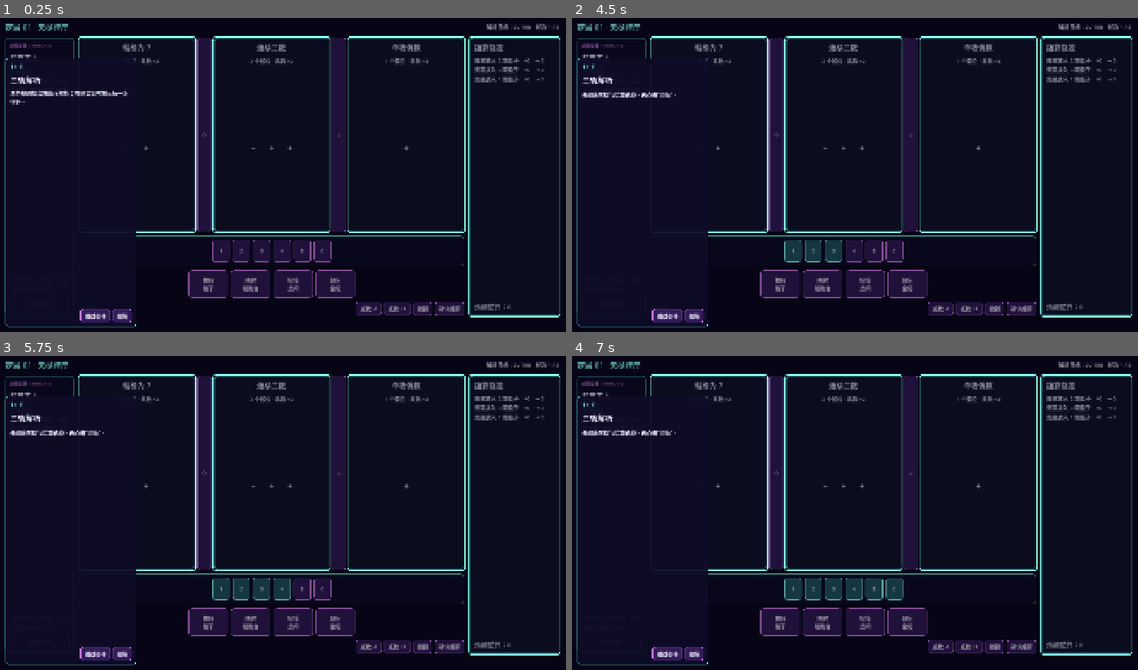
Above: before the commit, frames 1-4 (two rows, left to right).
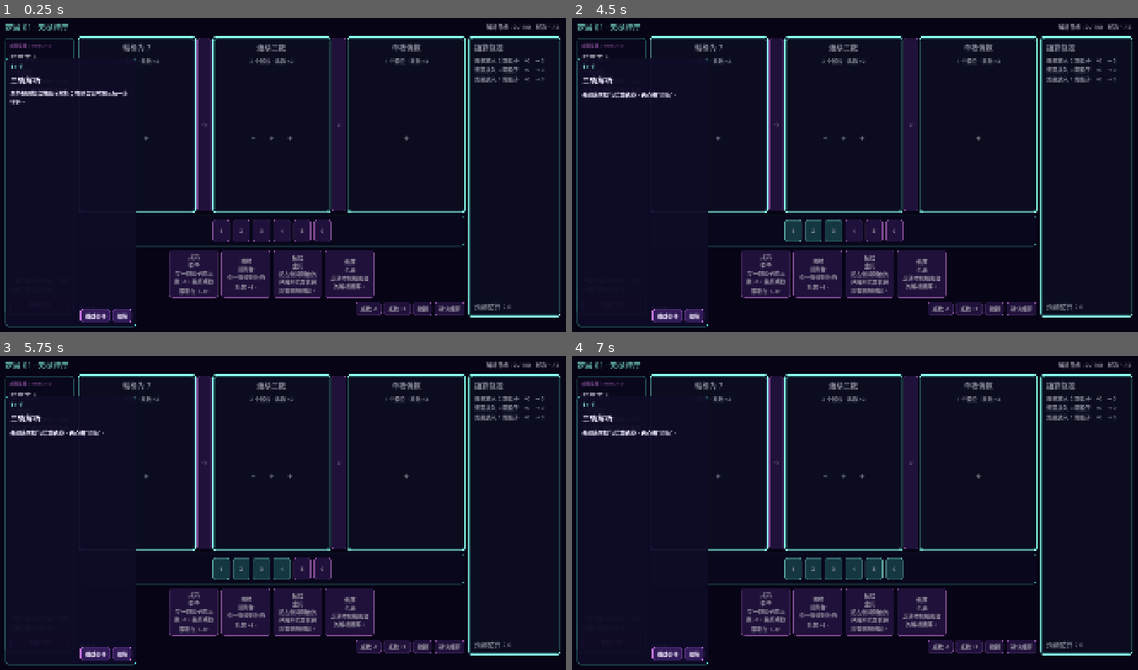
Above: after the commit, the same moments.

Repository: ljq0421/ProjectJoker
Game: Godot game, scene res://scenes/run/single_encounter_screen.tscn
The game is run twice, just before and just after one commit, with the same random seed, the same clock (stepped at 60 frames per second) and the same inputs.
Inputs:
- Up to frame 1 (0.25 s): no input
- Up to frame 2 (4.5 s): click "重看引导" at 0.5 s; click "◇" at 1.25 s; click "◇" at 2 s; click "1" at 2.75 s; click "2" at 3.5 s; click "3" at 4.25 s
- Up to frame 3 (5.75 s): click "4" at 5 s
- Up to frame 4 (7 s): click "5" at 5.75 s; click "6" at 6.5 s

The runs differ from the first frame. In frame 1, 6.7% of the frame differs, in the area x 24-83%, y 33-90%; in frame 2, 7.0%; in frame 3, 7.0%; in frame 4, 7.2%.

Commit message:
feat: add stage four card catalog

Diff:
--- /dev/null
+++ b/resources/cards/stage4/shop_long_push.tres
@@ -0,0 +1,16 @@
+[gd_resource type="Resource" script_class="CardDefinition" format=3]
+
+[ext_resource type="Script" path="res://scripts/cards/effect_spec.gd" id="1_0x8sk"]
+[ext_resource type="Script" path="res://scripts/cards/card_definition.gd" id="2_lyl6d"]
+
+[sub_resource type="Resource" id="Resource_f0lq5"]
+script = ExtResource("1_0x8sk")
+amount = 3
+
+[resource]
+script = ExtResource("2_lyl6d")
+id = &"shop_long_push"
+display_name = "长距推码"
+rule_text = "令一颗骰子的点数 +3，最终点数限制在 1..6。"
+tags = PackedStringArray("商店", "骰值")
+effects = Array[ExtResource("1_0x8sk")]([SubResource("Resource_f0lq5")])
--- /dev/null
+++ b/resources/cards/stage4/shop_precision_map.tres
@@ -0,0 +1,18 @@
+[gd_resource type="Resource" script_class="CardDefinition" format=3]
+
+[ext_resource type="Script" path="res://scripts/cards/effect_spec.gd" id="1_h2vla"]
+[ext_resource type="Script" path="res://scripts/cards/card_definition.gd" id="2_nhima"]
+
+[sub_resource type="Resource" id="Resource_nkgt0"]
+script = ExtResource("1_h2vla")
+operation = 1
+amount = 3
+
+[resource]
+script = ExtResource("2_nhima")
+id = &"shop_precision_map"
+display_name = "精密映射"
+rule_text = "令一张规则台的系数 +3。"
+tags = PackedStringArray("商店", "系数")
+target_type = 1
+effects = Array[ExtResource("1_h2vla")]([SubResource("Resource_nkgt0")])
--- /dev/null
+++ b/resources/cards/stage4/shop_triple_repeat.tres
@@ -0,0 +1,18 @@
+[gd_resource type="Resource" script_class="CardDefinition" format=3]
+
+[ext_resource type="Script" path="res://scripts/cards/effect_spec.gd" id="1_k2gf4"]
+[ext_resource type="Script" path="res://scripts/cards/card_definition.gd" id="2_xqnrb"]
+
+[sub_resource type="Resource" id="Resource_xodvo"]
+script = ExtResource("1_k2gf4")
+operation = 2
+amount = 3
+
+[resource]
+script = ExtResource("2_xqnrb")
+id = &"shop_triple_repeat"
+display_name = "三重复写"
+rule_text = "令一张规则台额外结算 3 次。"
+tags = PackedStringArray("商店", "重复")
+target_type = 1
+effects = Array[ExtResource("1_k2gf4")]([SubResource("Resource_xodvo")])
--- /dev/null
+++ b/resources/cards/stage4/starter_amplified_repeat.tres
@@ -0,0 +1,23 @@
+[gd_resource type="Resource" script_class="CardDefinition" format=3]
+
+[ext_resource type="Script" path="res://scripts/cards/effect_spec.gd" id="1_88ujl"]
+[ext_resource type="Script" path="res://scripts/cards/card_definition.gd" id="2_taddk"]
+
+[sub_resource type="Resource" id="Resource_2tl5b"]
+script = ExtResource("1_88ujl")
+operation = 1
+amount = 1
+
+[sub_resource type="Resource" id="Resource_abpw3"]
+script = ExtResource("1_88ujl")
+operation = 2
+amount = 1
+
+[resource]
+script = ExtResource("2_taddk")
+id = &"starter_amplified_repeat"
+display_name = "增幅复写"
+rule_text = "令一张规则台的系数 +1，并额外结算 1 次。"
+tags = PackedStringArray("规则台", "联动")
+target_type = 1
+effects = Array[ExtResource("1_88ujl")]([SubResource("Resource_2tl5b"), SubResource("Resource_abpw3")])
--- /dev/null
+++ b/resources/cards/stage4/starter_link.tres
@@ -0,0 +1,18 @@
+[gd_resource type="Resource" script_class="CardDefinition" format=3]
+
+[ext_resource type="Script" path="res://scripts/cards/effect_spec.gd" id="1_6gpwn"]
+[ext_resource type="Script" path="res://scripts/cards/card_definition.gd" id="2_b4eh8"]
+
+[sub_resource type="Resource" id="Resource_ya0tl"]
+script = ExtResource("1_6gpwn")
+operation = 4
+amount = 1
+
+[resource]
+script = ExtResource("2_b4eh8")
+id = &"starter_link"
+display_name = "桥接"
+rule_text = "把左侧规则台的已解析结果传递到右侧规则台。"
+tags = PackedStringArray("桌间", "传递")
+target_type = 2
+effects = Array[ExtResource("1_6gpwn")]([SubResource("Resource_ya0tl")])
--- /dev/null
+++ b/resources/cards/stage4/starter_map_1.tres
@@ -0,0 +1,18 @@
+[gd_resource type="Resource" script_class="CardDefinition" format=3]
+
+[ext_resource type="Script" path="res://scripts/cards/effect_spec.gd" id="1_bu883"]
+[ext_resource type="Script" path="res://scripts/cards/card_definition.gd" id="2_nt7ja"]
+
+[sub_resource type="Resource" id="Resource_2g11l"]
+script = ExtResource("1_bu883")
+operation = 1
+amount = 1
+
+[resource]
+script = ExtResource("2_nt7ja")
+id = &"starter_map_1"
+display_name = "映射"
+rule_text = "令一张规则台的系数 +1。"
+tags = PackedStringArray("规则台", "系数")
+target_type = 1
+effects = Array[ExtResource("1_bu883")]([SubResource("Resource_2g11l")])
--- /dev/null
+++ b/resources/cards/stage4/starter_map_2.tres
@@ -0,0 +1,18 @@
+[gd_resource type="Resource" script_class="CardDefinition" format=3]
+
+[ext_resource type="Script" path="res://scripts/cards/effect_spec.gd" id="1_ccagi"]
+[ext_resource type="Script" path="res://scripts/cards/card_definition.gd" id="2_b8hoi"]
+
+[sub_resource type="Resource" id="Resource_elbmb"]
+script = ExtResource("1_ccagi")
+operation = 1
+amount = 2
+
+[resource]
+script = ExtResource("2_b8hoi")
+id = &"starter_map_2"
+display_name = "增幅映射"
+rule_text = "令一张规则台的系数 +2。"
+tags = PackedStringArray("规则台", "系数")
+target_type = 1
+effects = Array[ExtResource("1_ccagi")]([SubResource("Resource_elbmb")])
--- /dev/null
+++ b/resources/cards/stage4/starter_nudge_down_1.tres
@@ -0,0 +1,16 @@
+[gd_resource type="Resource" script_class="CardDefinition" format=3]
+
+[ext_resource type="Script" path="res://scripts/cards/effect_spec.gd" id="1_p3fxo"]
+[ext_resource type="Script" path="res://scripts/cards/card_definition.gd" id="2_fpmcv"]
+
+[sub_resource type="Resource" id="Resource_rsecq"]
+script = ExtResource("1_p3fxo")
+amount = -1
+
+[resource]
+script = ExtResource("2_fpmcv")
+id = &"starter_nudge_down_1"
+display_name = "拨码"
+rule_text = "令一颗骰子的点数 -1，最终点数限制在 1..6。"
+tags = PackedStringArray("骰值", "微调")
+effects = Array[ExtResource("1_p3fxo")]([SubResource("Resource_rsecq")])
--- /dev/null
+++ b/resources/cards/stage4/starter_nudge_down_2.tres
@@ -0,0 +1,16 @@
+[gd_resource type="Resource" script_class="CardDefinition" format=3]
+
+[ext_resource type="Script" path="res://scripts/cards/effect_spec.gd" id="1_h0tjy"]
+[ext_resource type="Script" path="res://scripts/cards/card_definition.gd" id="2_56aof"]
+
+[sub_resource type="Resource" id="Resource_pp0vv"]
+script = ExtResource("1_h0tjy")
+amount = -2
+
+[resource]
+script = ExtResource("2_56aof")
+id = &"starter_nudge_down_2"
+display_name = "深降"
+rule_text = "令一颗骰子的点数 -2，最终点数限制在 1..6。"
+tags = PackedStringArray("骰值", "强调")
+effects = Array[ExtResource("1_h0tjy")]([SubResource("Resource_pp0vv")])
--- /dev/null
+++ b/resources/cards/stage4/starter_nudge_up_1.tres
@@ -0,0 +1,16 @@
+[gd_resource type="Resource" script_class="CardDefinition" format=3]
+
+[ext_resource type="Script" path="res://scripts/cards/effect_spec.gd" id="1_clilq"]
+[ext_resource type="Script" path="res://scripts/cards/card_definition.gd" id="2_oqsty"]
+
+[sub_resource type="Resource" id="Resource_omddo"]
+script = ExtResource("1_clilq")
+amount = 1
+
+[resource]
+script = ExtResource("2_oqsty")
+id = &"starter_nudge_up_1"
+display_name = "推码"
+rule_text = "令一颗骰子的点数 +1，最终点数限制在 1..6。"
+tags = PackedStringArray("骰值", "微调")
+effects = Array[ExtResource("1_clilq")]([SubResource("Resource_omddo")])
--- /dev/null
+++ b/resources/cards/stage4/starter_nudge_up_2.tres
@@ -0,0 +1,16 @@
+[gd_resource type="Resource" script_class="CardDefinition" format=3]
+
+[ext_resource type="Script" path="res://scripts/cards/effect_spec.gd" id="1_w78os"]
+[ext_resource type="Script" path="res://scripts/cards/card_definition.gd" id="2_llth8"]
+
+[sub_resource type="Resource" id="Resource_cfxwr"]
+script = ExtResource("1_w78os")
+amount = 2
+
+[resource]
+script = ExtResource("2_llth8")
+id = &"starter_nudge_up_2"
+display_name = "跃升"
+rule_text = "令一颗骰子的点数 +2，最终点数限制在 1..6。"
+tags = PackedStringArray("骰值", "强调")
+effects = Array[ExtResource("1_w78os")]([SubResource("Resource_cfxwr")])
--- /dev/null
+++ b/resources/cards/stage4/starter_repeat_1.tres
@@ -0,0 +1,18 @@
+[gd_resource type="Resource" script_class="CardDefinition" format=3]
+
+[ext_resource type="Script" path="res://scripts/cards/effect_spec.gd" id="1_ryyu6"]
+[ext_resource type="Script" path="res://scripts/cards/card_definition.gd" id="2_o57vl"]
+
+[sub_resource type="Resource" id="Resource_jde4u"]
+script = ExtResource("1_ryyu6")
+operation = 2
+amount = 1
+
+[resource]
+script = ExtResource("2_o57vl")
+id = &"starter_repeat_1"
+display_name = "复写"
+rule_text = "令一张规则台额外结算 1 次。"
+tags = PackedStringArray("规则台", "重复")
+target_type = 1
+effects = Array[ExtResource("1_ryyu6")]([SubResource("Resource_jde4u")])
--- /dev/null
+++ b/resources/cards/stage4/starter_repeat_2.tres
@@ -0,0 +1,18 @@
+[gd_resource type="Resource" script_class="CardDefinition" format=3]
+
+[ext_resource type="Script" path="res://scripts/cards/effect_spec.gd" id="1_6sior"]
+[ext_resource type="Script" path="res://scripts/cards/card_definition.gd" id="2_ku0bf"]
+
+[sub_resource type="Resource" id="Resource_mly7h"]
+script = ExtResource("1_6sior")
+operation = 2
+amount = 2
+
+[resource]
+script = ExtResource("2_ku0bf")
+id = &"starter_repeat_2"
+display_name = "双重复写"
+rule_text = "令一张规则台额外结算 2 次。"
+tags = PackedStringArray("规则台", "重复")
+target_type = 1
+effects = Array[ExtResource("1_6sior")]([SubResource("Resource_mly7h")])
--- /dev/null
+++ b/resources/cards/stage4/starter_reverse.tres
@@ -0,0 +1,17 @@
+[gd_resource type="Resource" script_class="CardDefinition" format=3]
+
+[ext_resource type="Script" path="res://scripts/cards/effect_spec.gd" id="1_xi7lj"]
+[ext_resource type="Script" path="res://scripts/cards/card_definition.gd" id="2_i8r3r"]
+
+[sub_resource type="Resource" id="Resource_q2kt7"]
+script = ExtResource("1_xi7lj")
+operation = 3
+
+[resource]
+script = ExtResource("2_i8r3r")
+id = &"starter_reverse"
+display_name = "倒序"
+rule_text = "反转本轮规则台的解析顺序。"
+tags = PackedStringArray("全局", "顺序")
+target_type = 3
+effects = Array[ExtResource("1_xi7lj")]([SubResource("Resource_q2kt7")])
--- /dev/null
+++ b/resources/cards/stage4/starter_stable_repeat.tres
@@ -0,0 +1,23 @@
+[gd_resource type="Resource" script_class="CardDefinition" format=3]
+
+[ext_resource type="Script" path="res://scripts/cards/effect_spec.gd" id="1_ujyaq"]
+[ext_resource type="Script" path="res://scripts/cards/card_definition.gd" id="2_w200k"]
+
+[sub_resource type="Resource" id="Resource_cxnie"]
+script = ExtResource("1_ujyaq")
+operation = 1
+amount = -1
+
+[sub_resource type="Resource" id="Resource_wi37g"]
+script = ExtResource("1_ujyaq")
+operation = 2
+amount = 1
+
+[resource]
+script = ExtResource("2_w200k")
+id = &"starter_stable_repeat"
+display_name = "稳态复写"
+rule_text = "令一张规则台的系数 -1（最低为 1），并额外结算 1 次。"
+tags = PackedStringArray("规则台", "权衡")
+target_type = 1
+effects = Array[ExtResource("1_ujyaq")]([SubResource("Resource_cxnie"), SubResource("Resource_wi37g")])
--- a/scenes/components/card_token.tscn
+++ b/scenes/components/card_token.tscn
@@ -3,8 +3,9 @@
 [ext_resource type="Script" path="res://scripts/ui/card_token.gd" id="1"]
 
 [node name="CardToken" type="Button"]
-custom_minimum_size = Vector2(132, 92)
+custom_minimum_size = Vector2(164, 112)
 toggle_mode = true
 focus_mode = 1
 text = "手法牌"
+autowrap_mode = 2
 script = ExtResource("1")
--- /dev/null
+++ b/scripts/cards/card_catalog.gd
@@ -0,0 +1,86 @@
+class_name CardCatalog
+extends RefCounted
+
+const STARTER_PATHS := [
+	"res://resources/cards/stage4/starter_nudge_down_1.tres",
+	"res://resources/cards/stage4/starter_nudge_up_1.tres",
+	"res://resources/cards/stage4/starter_nudge_down_2.tres",
+	"res://resources/cards/stage4/starter_nudge_up_2.tres",
+	"res://resources/cards/stage4/starter_map_1.tres",
+	"res://resources/cards/stage4/starter_map_2.tres",
+	"res://resources/cards/stage4/starter_repeat_1.tres",
+	"res://resources/cards/stage4/starter_repeat_2.tres",
+	"res://resources/cards/stage4/starter_stable_repeat.tres",
+	"res://resources/cards/stage4/starter_amplified_repeat.tres",
+	"res://resources/cards/stage4/starter_reverse.tres",
+	"res://resources/cards/stage4/starter_link.tres",
+]
+
+const SHOP_PATHS := [
+	"res://resources/cards/stage4/shop_precision_map.tres",
+	"res://resources/cards/stage4/shop_triple_repeat.tres",
+	"res://resources/cards/stage4/shop_long_push.tres",
+]
+
+var _starter_cards: Array[CardDefinition] = []
+var _shop_cards: Array[CardDefinition] = []
+var _cards_by_id: Dictionary = {}
+var _load_errors: Array[String] = []
+
+func _init() -> void:
+	_starter_cards = _load_cards(STARTER_PATHS)
+	_shop_cards = _load_cards(SHOP_PATHS)
+	for card in all_cards():
+		if _cards_by_id.has(card.id):
+			_load_errors.append("duplicate card ID: %s" % card.id)
+		else:
+			_cards_by_id[card.id] = card
+
+func all_cards() -> Array[CardDefinition]:
+	var cards: Array[CardDefinition] = []
+	cards.append_array(_starter_cards)
+	cards.append_array(_shop_cards)
+	return cards
+
+func starter_deck() -> Array[CardDefinition]:
+	return _starter_cards.duplicate()
+
+func starter_ids() -> Array[StringName]:
+	return _ids(_starter_cards)
+
+func shop_pool() -> Array[CardDefinition]:
+	return _shop_cards.duplicate()
+
+func shop_ids() -> Array[StringName]:
+	return _ids(_shop_cards)
+
+func find_card(card_id: StringName) -> CardDefinition:
+	return _cards_by_id.get(card_id) as CardDefinition
+
+func validate() -> Array[String]:
+	var errors: Array[String] = _load_errors.duplicate()
+	errors.append_array(ContentValidator.new().validate([], all_cards()))
+	if _starter_cards.size() != 12:
+		errors.append("starter deck must contain exactly twelve cards")
+	if _shop_cards.size() != 3:
+		errors.append("shop pool must contain exactly three cards")
+	for card_id in starter_ids():
+		if card_id in shop_ids():
+			errors.append("starter and shop IDs overlap: %s" % card_id)
+	return errors
+
+func _load_cards(paths: Array) -> Array[CardDefinition]:
+	var cards: Array[CardDefinition] = []
+	for path in paths:
+		var resource := load(path)
+		if resource is CardDefinition:
+			cards.append(resource)
+		else:
+			_load_errors.append("failed to load card resource: %s" % path)
+	return cards
+
+func _ids(cards: Array[CardDefinition]) -> Array[StringName]:
+	var ids: Array[StringName] = []
+	for card in cards:
+		ids.append(card.id)
+	return ids
--- a/scripts/cards/card_definition.gd
+++ b/scripts/cards/card_definition.gd
@@ -10,5 +10,7 @@
 
 @export var id: StringName
 @export var display_name: String
+@export_multiline var rule_text: String
+@export var tags: PackedStringArray = []
 @export var target_type: TargetType = TargetType.DIE
 @export var effects: Array[EffectSpec] = []
--- a/scripts/demo/single_encounter_fixture.gd
+++ b/scripts/demo/single_encounter_fixture.gd
@@ -43,28 +43,36 @@
 			"拨码",
 			CardDefinition.TargetType.DIE,
 			EffectSpec.Operation.ADJUST_DIE,
-			-1
+			-1,
+			"令一颗骰子的点数 -1，最终点数限制在 1..6。",
+			PackedStringArray(["骰值", "校准"])
 		),
 		_card(
 			&"diamond_map",
 			"映射",
 			CardDefinition.TargetType.TABLE,
 			EffectSpec.Operation.MODIFY_COEFFICIENT,
-			1
+			1,
+			"令一张规则台的系数 +1。",
+			PackedStringArray(["规则台", "系数"])
 		),
 		_card(
 			&"spade_link",
 			"桥接",
 			CardDefinition.TargetType.GAP,
 			EffectSpec.Operation.LINK_NEIGHBORS,
-			1
+			1,
+			"把左侧规则台的已解析结果传递到右侧规则台。",
+			PackedStringArray(["桌间", "传递"])
 		),
 		_card(
 			&"heart_reverse",
 			"倒序",
 			CardDefinition.TargetType.GLOBAL,
 			EffectSpec.Operation.REVERSE_RESOLUTION,
-			0
+			0,
+			"反转本轮规则台的解析顺序。",
+			PackedStringArray(["全局", "顺序"])
 		),
 	]
 
@@ -90,7 +98,9 @@
 	display_name: String,
 	target_type: CardDefinition.TargetType,
 	operation: EffectSpec.Operation,
-	amount: int
+	amount: int,
+	rule_text: String,
+	tags: PackedStringArray
 ) -> CardDefinition:
 	var effect := EffectSpec.new()
 	effect.operation = operation
@@ -100,4 +110,6 @@
 	card.display_name = display_name
 	card.target_type = target_type
 	card.effects = [effect]
+	card.rule_text = rule_text
+	card.tags = tags
 	return card
--- a/scripts/resolution/round_resolver.gd
+++ b/scripts/resolution/round_resolver.gd
@@ -74,11 +74,10 @@
 				return _invalid("规则轨包含未知骰子")
 			values.append(die_values[die_id])
 
-		var result := _evaluator.evaluate(
-			rule,
-			values,
-			coefficient_modifiers.get(rule.id, 0)
-		)
+		var requested_modifier: int = coefficient_modifiers.get(rule.id, 0)
+		var minimum_modifier: int = 1 - rule.coefficient
+		var effective_modifier: int = maxi(requested_modifier, minimum_modifier)
+		var result := _evaluator.evaluate(rule, values, effective_modifier)
 		if not result.valid:
 			report.events.append(ResolutionEvent.new(rule.id, result.reason, 0, report.total))
 			continue
--- a/scripts/ui/card_token.gd
+++ b/scripts/ui/card_token.gd
@@ -15,12 +15,17 @@
 	used: bool
 ) -> void:
 	card_index = index
-	text = "%s\n%s" % [definition.display_name, _target_copy(definition.target_type)]
+	text = "%s\n%s\n%s" % [
+		definition.display_name,
+		_target_copy(definition.target_type),
+		definition.rule_text,
+	]
 	button_pressed = selected
 	disabled = used
-	tooltip_text = "%s；目标：%s" % [
+	tooltip_text = "%s；目标：%s；%s" % [
 		definition.display_name,
 		_target_copy(definition.target_type),
+		definition.rule_text,
 	]
 
 func _target_copy(target_type: CardDefinition.TargetType) -> String:
--- a/scripts/validation/content_validator.gd
+++ b/scripts/validation/content_validator.gd
@@ -36,6 +36,10 @@
 			seen_card_ids[card.id] = true
 		if card.display_name.strip_edges().is_empty():
 			errors.append("card %s has no display name" % card.id)
+		if card.rule_text.strip_edges().is_empty():
+			errors.append("card %s has no rule text" % card.id)
+		if card.tags.is_empty():
+			errors.append("card %s has no display tags" % card.id)
 		if card.effects.is_empty():
 			errors.append("card %s has no effects" % card.id)
 		for effect in card.effects:
--- a/tests/content_validator_test.gd
+++ b/tests/content_validator_test.gd
@@ -19,6 +19,8 @@
 	var valid_card := CardDefinitionScript.new()
 	valid_card.id = &"diamond_boost"
 	valid_card.display_name = "映射"
+	valid_card.rule_text = "令一张规则台的系数 +1。"
+	valid_card.tags = PackedStringArray(["规则台", "系数"])
 	valid_card.target_type = CardDefinitionScript.TargetType.TABLE
 	valid_card.effects = [valid_effect]
 
--- /dev/null
+++ b/tests/stage4_card_catalog_test.gd
@@ -0,0 +1,39 @@
+extends "res://tests/test_case.gd"
+
+const CatalogScript = preload("res://scripts/cards/card_catalog.gd")
+
+func run() -> void:
+	var catalog = CatalogScript.new()
+	assert_equal(catalog.validate(), [], "stage 4 card content should validate")
+	assert_equal(catalog.starter_deck().size(), 12, "starter deck should contain twelve cards")
+	assert_equal(catalog.shop_pool().size(), 3, "shop pool should contain three cards")
+
+	var all_ids: Dictionary = {}
+	for card in catalog.all_cards():
+		assert_false(all_ids.has(card.id), "card IDs should be unique")
+		all_ids[card.id] = true
+		assert_false(card.rule_text.strip_edges().is_empty(), "rule text should be present")
+		assert_true(card.tags.size() >= 1, "every card should expose at least one display tag")
+	assert_equal(all_ids.size(), 15, "catalog should expose fifteen cards")
+
+	for card_id in catalog.starter_ids():
+		assert_false(card_id in catalog.shop_ids(), "starter and shop IDs should not overlap")
+
+	var stable := catalog.find_card(&"starter_stable_repeat")
+	assert_true(stable != null, "combined starter card should load")
+	if stable != null:
+		assert_equal(stable.effects.size(), 2, "stable repeat should contain two effects")
+		assert_equal(
+			stable.effects[0].operation,
+			EffectSpec.Operation.MODIFY_COEFFICIENT,
+			"stable repeat should modify the coefficient first"
+		)
+		assert_equal(stable.effects[0].amount, -1, "stable repeat should lower coefficient by one")
+		assert_equal(
+			stable.effects[1].operation,
+			EffectSpec.Operation.REPEAT_TABLE,
+			"stable repeat should repeat the table second"
+		)
+
+	var missing = catalog.find_card(&"missing_card")
+	assert_true(missing == null, "unknown card IDs should return null")
--- /dev/null
+++ b/tools/generate_stage4_cards.gd
@@ -0,0 +1,81 @@
+extends SceneTree
+
+const OUTPUT_DIR := "res://resources/cards/stage4"
+
+func _initialize() -> void:
+	call_deferred("_run")
+
+func _run() -> void:
+	var absolute_dir := ProjectSettings.globalize_path(OUTPUT_DIR)
+	var directory_error := DirAccess.make_dir_recursive_absolute(absolute_dir)
+	if directory_error != OK:
+		push_error("Cannot create stage 4 card directory: %s" % error_string(directory_error))
+		quit(1)
+		return
+
+	var definitions: Array[Dictionary] = [
+		_spec(&"starter_nudge_down_1", "拨码", "令一颗骰子的点数 -1，最终点数限制在 1..6。", CardDefinition.TargetType.DIE, ["骰值", "微调"], [[EffectSpec.Operation.ADJUST_DIE, -1]]),
+		_spec(&"starter_nudge_up_1", "推码", "令一颗骰子的点数 +1，最终点数限制在 1..6。", CardDefinition.TargetType.DIE, ["骰值", "微调"], [[EffectSpec.Operation.ADJUST_DIE, 1]]),
+		_spec(&"starter_nudge_down_2", "深降", "令一颗骰子的点数 -2，最终点数限制在 1..6。", CardDefinition.TargetType.DIE, ["骰值", "强调"], [[EffectSpec.Operation.ADJUST_DIE, -2]]),
+		_spec(&"starter_nudge_up_2", "跃升", "令一颗骰子的点数 +2，最终点数限制在 1..6。", CardDefinition.TargetType.DIE, ["骰值", "强调"], [[EffectSpec.Operation.ADJUST_DIE, 2]]),
+		_spec(&"starter_map_1", "映射", "令一张规则台的系数 +1。", CardDefinition.TargetType.TABLE, ["规则台", "系数"], [[EffectSpec.Operation.MODIFY_COEFFICIENT, 1]]),
+		_spec(&"starter_map_2", "增幅映射", "令一张规则台的系数 +2。", CardDefinition.TargetType.TABLE, ["规则台", "系数"], [[EffectSpec.Operation.MODIFY_COEFFICIENT, 2]]),
+		_spec(&"starter_repeat_1", "复写", "令一张规则台额外结算 1 次。", CardDefinition.TargetType.TABLE, ["规则台", "重复"], [[EffectSpec.Operation.REPEAT_TABLE, 1]]),
+		_spec(&"starter_repeat_2", "双重复写", "令一张规则台额外结算 2 次。", CardDefinition.TargetType.TABLE, ["规则台", "重复"], [[EffectSpec.Operation.REPEAT_TABLE, 2]]),
+		_spec(&"starter_stable_repeat", "稳态复写", "令一张规则台的系数 -1（最低为 1），并额外结算 1 次。", CardDefinition.TargetType.TABLE, ["规则台", "权衡"], [[EffectSpec.Operation.MODIFY_COEFFICIENT, -1], [EffectSpec.Operation.REPEAT_TABLE, 1]]),
+		_spec(&"starter_amplified_repeat", "增幅复写", "令一张规则台的系数 +1，并额外结算 1 次。", CardDefinition.TargetType.TABLE, ["规则台", "联动"], [[EffectSpec.Operation.MODIFY_COEFFICIENT, 1], [EffectSpec.Operation.REPEAT_TABLE, 1]]),
+		_spec(&"starter_reverse", "倒序", "反转本轮规则台的解析顺序。", CardDefinition.TargetType.GLOBAL, ["全局", "顺序"], [[EffectSpec.Operation.REVERSE_RESOLUTION, 0]]),
+		_spec(&"starter_link", "桥接", "把左侧规则台的已解析结果传递到右侧规则台。", CardDefinition.TargetType.GAP, ["桌间", "传递"], [[EffectSpec.Operation.LINK_NEIGHBORS, 1]]),
+		_spec(&"shop_precision_map", "精密映射", "令一张规则台的系数 +3。", CardDefinition.TargetType.TABLE, ["商店", "系数"], [[EffectSpec.Operation.MODIFY_COEFFICIENT, 3]]),
+		_spec(&"shop_triple_repeat", "三重复写", "令一张规则台额外结算 3 次。", CardDefinition.TargetType.TABLE, ["商店", "重复"], [[EffectSpec.Operation.REPEAT_TABLE, 3]]),
+		_spec(&"shop_long_push", "长距推码", "令一颗骰子的点数 +3，最终点数限制在 1..6。", CardDefinition.TargetType.DIE, ["商店", "骰值"], [[EffectSpec.Operation.ADJUST_DIE, 3]]),
+	]
+
+	var failures: Array[String] = []
+	for definition in definitions:
+		var card := _make_card(definition)
+		var path := OUTPUT_DIR.path_join("%s.tres" % String(card.id))
+		var save_error := ResourceSaver.save(card, path, ResourceSaver.FLAG_CHANGE_PATH)
+		if save_error != OK:
+			failures.append("%s: %s" % [path, error_string(save_error)])
+
+	if failures.is_empty():
+		print("GENERATED %d STAGE 4 CARDS" % definitions.size())
+		quit(0)
+	else:
+		for failure in failures:
+			push_error(failure)
+		quit(1)
+
+func _spec(
+	id: StringName,
+	display_name: String,
+	rule_text: String,
+	target_type: CardDefinition.TargetType,
+	tags: Array,
+	effects: Array
+) -> Dictionary:
+	return {
+		"id": id,
+		"display_name": display_name,
+		"rule_text": rule_text,
+		"target_type": target_type,
+		"tags": tags,
+		"effects": effects,
+	}
+
+func _make_card(spec: Dictionary) -> CardDefinition:
+	var card := CardDefinition.new()
+	card.id = spec.id
+	card.display_name = spec.display_name
+	card.rule_text = spec.rule_text
+	card.target_type = spec.target_type
+	card.tags = PackedStringArray(spec.tags)
+	var effects: Array[EffectSpec] = []
+	for effect_spec in spec.effects:
+		var effect := EffectSpec.new()
+		effect.operation = effect_spec[0]
+		effect.amount = effect_spec[1]
+		effects.append(effect)
+	card.effects = effects
+	return card
Not shown, added: scripts/cards/card_catalog.gd.uid
Not shown, added: tests/stage4_card_catalog_test.gd.uid
Not shown, added: tools/generate_stage4_cards.gd.uid
